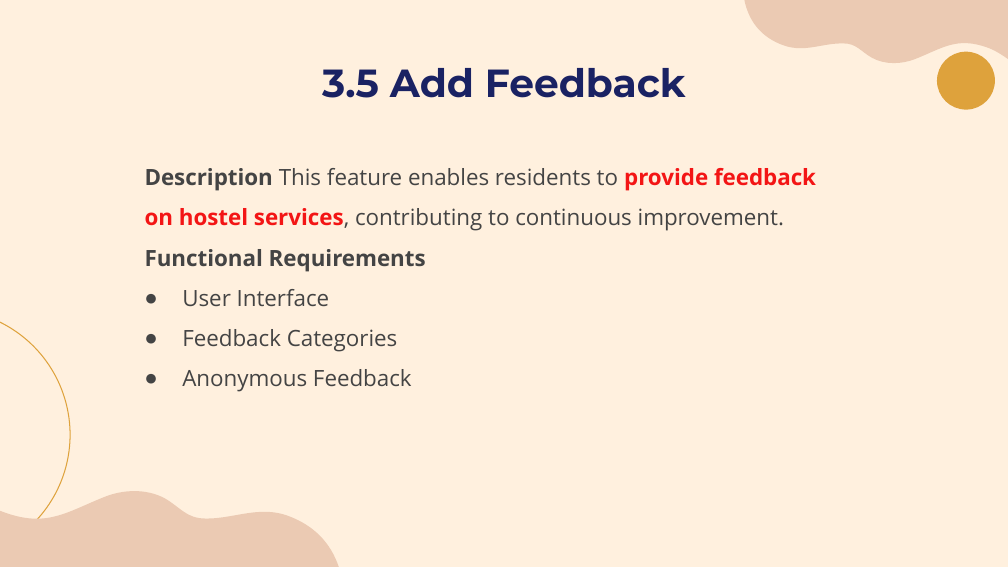
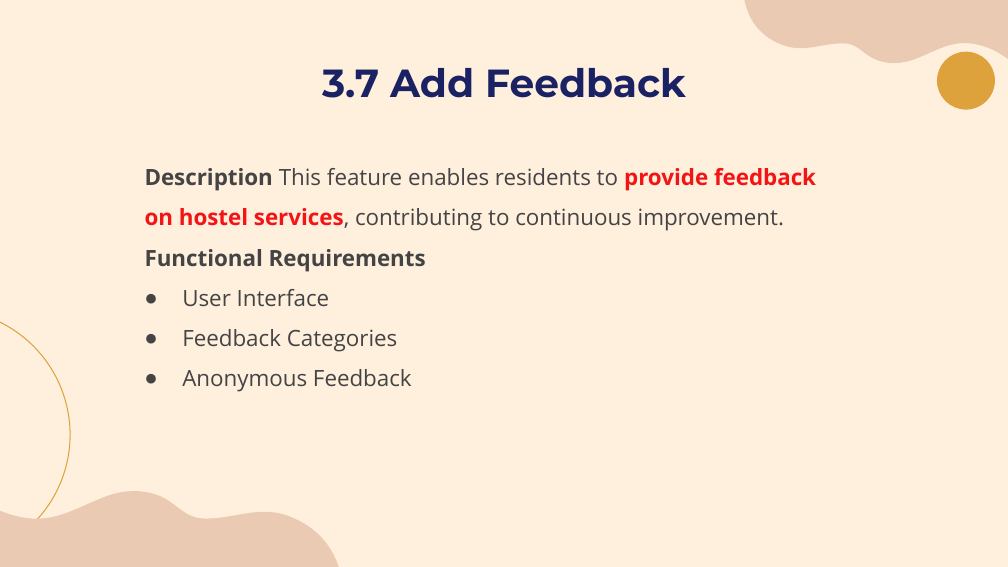
Before and after one commit to laibabintatahir/SRS-HMS, a slide deck: slide 20 of SRS_Presentation.pptx (slide 18 before the commit). Drawn at 1008x567 pixels with LibreOffice and Linux fonts; fonts in the diff are those of the drawing. Boxes give left, top, right and bottom in pixels: in the first picture for what was removed or moved away, otherwise in the second. Text is boxed around its words. In the diff, an @@ line names an element or a change of style, - is before the commit and + after.

```diff
--- a/SRS_Presentation.pptx
+++ b/SRS_Presentation.pptx
@@ title at bbox=[322, 68, 686, 98]: text changed @@
-3.5 Add Feedback
+3.7 Add Feedback
```
Also in this commit, not shown: 4 other slides changed.
